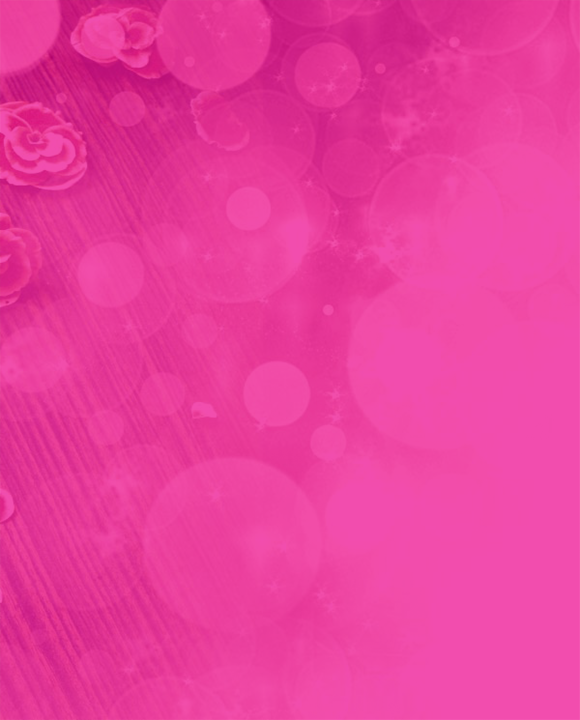
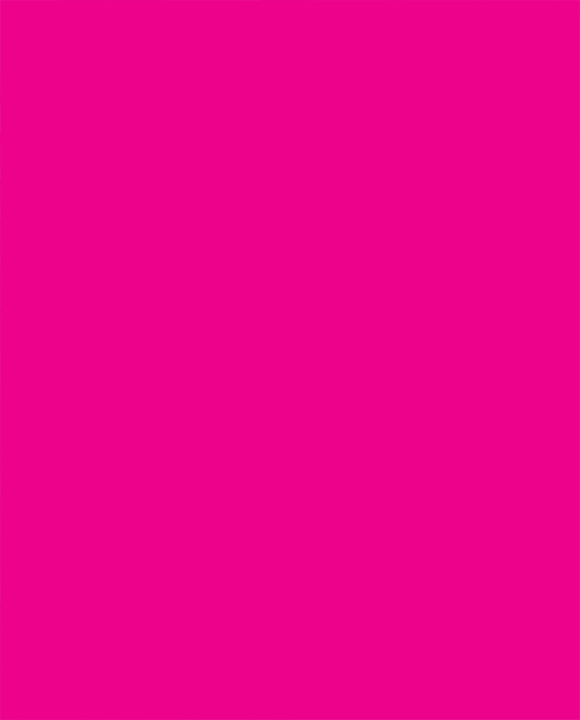
The second 580 x 720 image is a revision of the first. Changes to its layers:
"Слой 1": opacity 70% → 100% over (0, 0, 580, 720)
